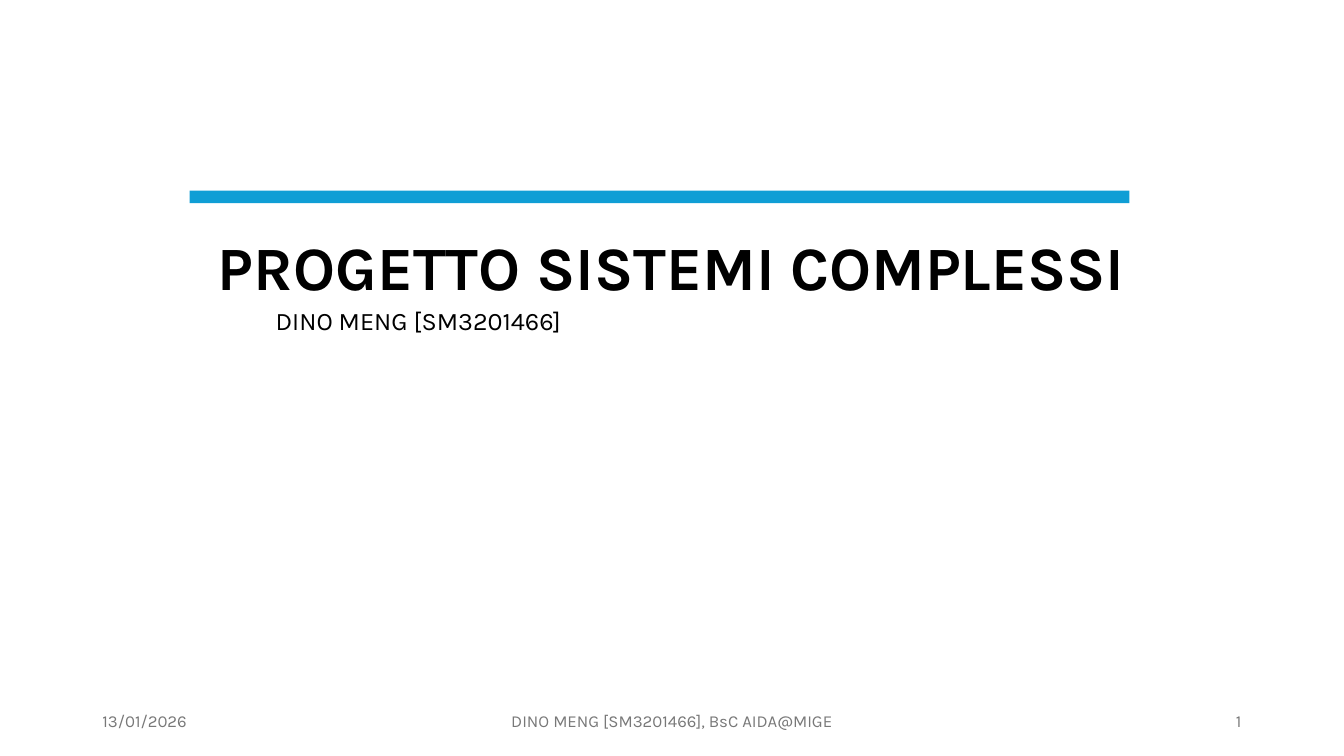
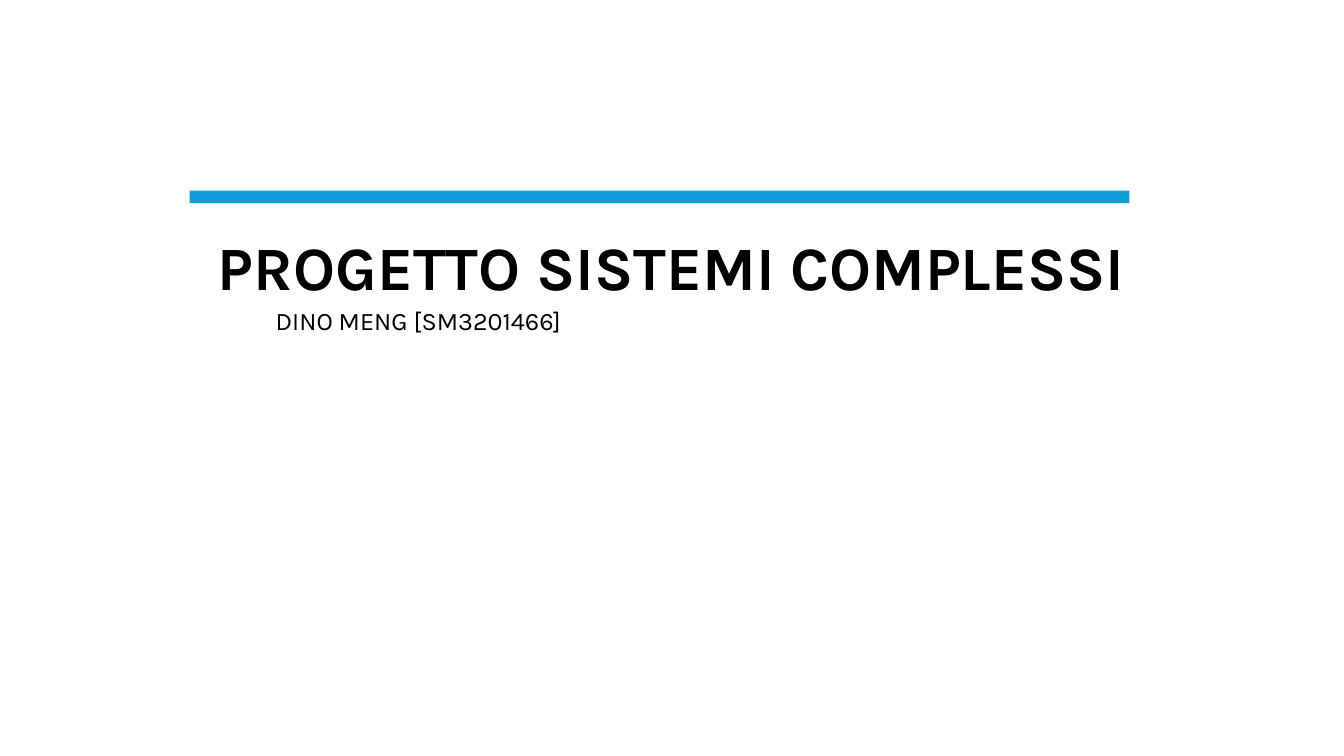
Before and after one commit to OdinMeng/AIDA-UNIVERSITY-NOTES-2025-2026, a slide deck: slide 1 of Complex Systems/project/PresentationPROJECTSM3201466.pptx. Drawn at 1344x756 pixels with LibreOffice and Linux fonts; fonts in the diff are those of the drawing. Boxes give left, top, right and bottom in pixels: in the first picture for what was removed or moved away, otherwise in the second. Text is boxed around its words. In the diff, an @@ line names an element or a change of style, - is before the commit and + after.

```diff
--- a/Complex Systems/project/PresentationPROJECTSM3201466.pptx
+++ b/Complex Systems/project/PresentationPROJECTSM3201466.pptx
@@ text removed at <box>102,715,186,728</box> @@
-13/01/2026
@@ text removed at <box>511,715,832,730</box> @@
-DINO MENG [SM3201466], BsC AIDA@MIGE
@@ page number removed at <box>1236,716,1242,727</box> @@
-1
```
Also in this commit, not shown: 39 other slides changed, 2 slides added, 7 slides removed, 5 other files.
